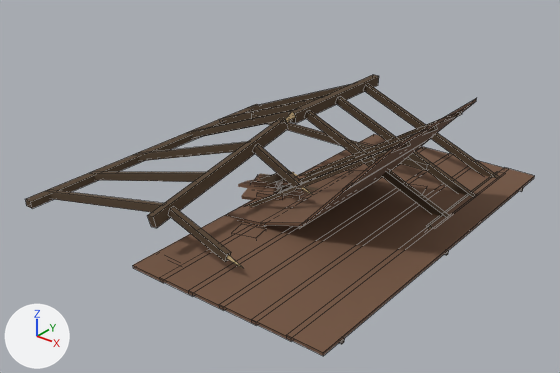
The Blender file source_assets/blender/architecture/SM_Farm_Ruins.blend: old version first, new version second.
Rendered twice from a 50 mm camera at (8.08, -9.91, 6.31) aimed at (0.47, -0.4, 0.42). The axes (+X, +Y, +Z) are drawn at lower left. The lights are the same throughout. The picture after the commit comes second. Mesh edges are drawn as thin lines on the coarser meshes.

The scene before the commit, as lines of its bpy script (objects in view):
```python
me_sm_farm_roofpan_fallen = bpy.data.meshes.new('SM_Farm_RoofPan_Fallen')
me_sm_farm_roofpan_fallen.from_pydata(...)  # 72 vertices, 54 faces; spans x 0.0..3.15, y -1.72..1.77, z 0.0..2.16
# faces by material slot: [18, 36]
me_sm_farm_roofpan_fallen.materials.append(mat_mat_farm_wood)  # brown #54422f
me_sm_farm_roofpan_fallen.materials.append(mat_mat_farm_tiles)  # brown #735440
me_sm_farm_roofpan_intact = bpy.data.meshes.new('SM_Farm_RoofPan_Intact')
me_sm_farm_roofpan_intact.from_pydata(...)  # 72 vertices, 54 faces; spans x 0.0..3.55, y -3.4..3.4, z 0.0..0.14
# faces by material slot: [18, 36]
me_sm_farm_roofpan_intact.materials.append(mat_mat_farm_wood)  # brown #54422f
me_sm_farm_roofpan_intact.materials.append(mat_mat_farm_tiles)  # brown #735440
me_sm_farm_truss = bpy.data.meshes.new('SM_Farm_Truss')
me_sm_farm_truss.from_pydata(...)  # 148 vertices, 116 faces; spans x -3.08..3.08, y -3.15..3.35, z 0.0..1.43
# faces by material slot: [96, 20]
me_sm_farm_truss.materials.append(mat_mat_farm_wood)  # brown #54422f
me_sm_farm_truss.materials.append(mat_mat_farm_brokenwood)  # brown #b89e75
ob_sm_farm_roofpan_fallen = bpy.data.objects.new('SM_Farm_RoofPan_Fallen', me_sm_farm_roofpan_fallen)
ob_sm_farm_roofpan_fallen.location = (0.0, 0.0, 0.0)
ob_sm_farm_roofpan_intact = bpy.data.objects.new('SM_Farm_RoofPan_Intact', me_sm_farm_roofpan_intact)
ob_sm_farm_roofpan_intact.location = (0.0, 0.0, 0.0)
ob_sm_farm_truss = bpy.data.objects.new('SM_Farm_Truss', me_sm_farm_truss)
ob_sm_farm_truss.location = (0.0, 0.0, 0.0)
# also in view: 'SM_Farm_Debris_A' at (0.11, -0.04, 0.34)
```
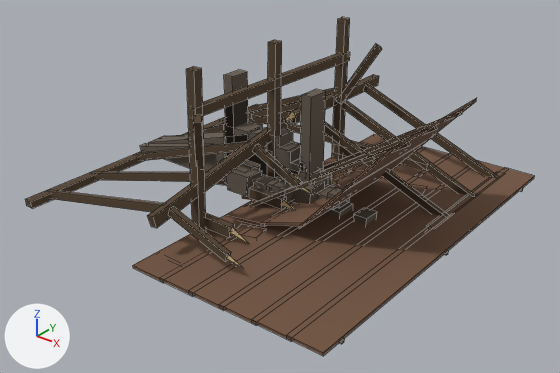
What differs and where, as boxes [x1, y1, x2, y2] in the pictures (560 x 373 px):
'SM_Farm_InteriorFrame', added (brown)
    after: [186, 17, 382, 232]
'SM_Farm_GableBreak', added
    after: [140, 127, 377, 224]
'SM_Farm_Jamb_Door', added (brown)
    after: [224, 70, 326, 182]
'SM_Farm_Rubble_Wall', added (brown)
    after: [216, 158, 332, 203]
    faces in mat_mat_farm_stone (brown #665b50): [221, 158, 332, 203]
'SM_Farm_JoistStubs', added
    after: [204, 145, 376, 243]
    faces in mat_mat_farm_wood (brown #54422f): [204, 145, 352, 238]
    faces in mat_mat_farm_brokenwood (brown #b89e75): [230, 159, 376, 243]
'SM_Farm_WallStub_East', added
    after: [224, 122, 299, 177]
'SM_Farm_Jamb_Breach', added (mostly hidden)
    after: [225, 99, 322, 171]

The change in detail:
Material 'MAT_Farm_Stone' (mat_mat_farm_stone) is new.
Its base color is (0.133, 0.105, 0.0793) (brown #665b50).
Its roughness is 0.94.
Mesh me_sm_farm_joiststubs is new.
It has 56 vertices, 46 faces and spans x 0.0..1.18, y -2.02..1.98, z 0.0..0.4.
Faces by material slot: [24, 16, 6].
It uses material mat_mat_farm_wood (brown #54422f).
It uses material mat_mat_farm_brokenwood (brown #b89e75).
It uses material mat_mat_farm_stone (brown #665b50).
Mesh me_sm_farm_interiorframe is new.
It has 48 vertices, 36 faces and spans x 0.01..0.74, y -2.6..2.4, z 0.0..2.88.
It uses material mat_mat_farm_wood (brown #54422f).
Mesh me_sm_farm_jamb_breach is new.
It has 28 vertices, 20 faces and spans x -0.98..0.98, y -0.27..0.27, z 0.0..1.72.
It uses material mat_mat_farm_stone (brown #665b50).
Mesh me_sm_farm_jamb_door is new.
It consists of a box spanning x -0.96..-0.76, y -0.2..0.2, z 0.0..2.1; a box spanning x 0.76..0.96, y -0.2..0.2, z 0.0..2.1; a box spanning x -0.98..0.98, y -0.27..0.27, z 0.0..0.15.
It uses material mat_mat_farm_stone (brown #665b50).
Mesh me_sm_farm_rubble_wall is new.
It has 124 vertices, 94 faces and spans x -1.27..1.13, y -0.74..0.74, z 0.0..0.62.
Faces by material slot: [6, 4, 84].
It uses material mat_mat_farm_wood (brown #54422f).
It uses material mat_mat_farm_brokenwood (brown #b89e75).
It uses material mat_mat_farm_stone (brown #665b50).
Mesh me_sm_farm_wallstub_east is new.
It has 50 vertices, 33 faces and spans x -1.19..1.03, y -0.22..0.26, z 0.0..1.15.
It uses material mat_mat_farm_stone (brown #665b50).
Mesh me_sm_farm_gablebreak is new.
It has 96 vertices, 62 faces and spans x -3.21..2.11, y -0.34..0.34, z 0.0..1.25.
It uses material mat_mat_farm_stone (brown #665b50).
Object 'SM_Farm_JoistStubs' (ob_sm_farm_joiststubs) is new; it shows me_sm_farm_joiststubs.
Its location is (0.0, 0.0, 0.0).
Object 'SM_Farm_InteriorFrame' (ob_sm_farm_interiorframe) is new; it shows me_sm_farm_interiorframe.
Its location is (0.0, 0.0, 0.0).
Object 'SM_Farm_Jamb_Breach' (ob_sm_farm_jamb_breach) is new; it shows me_sm_farm_jamb_breach.
Its location is (0.0, 0.0, 0.0).
Object 'SM_Farm_Jamb_Door' (ob_sm_farm_jamb_door) is new; it shows me_sm_farm_jamb_door.
Its location is (0.0, 0.0, 0.0).
Object 'SM_Farm_Rubble_Wall' (ob_sm_farm_rubble_wall) is new; it shows me_sm_farm_rubble_wall.
Its location is (0.0, 0.0, 0.0).
Object 'SM_Farm_WallStub_East' (ob_sm_farm_wallstub_east) is new; it shows me_sm_farm_wallstub_east.
Its location is (0.0, 0.0, 0.0).
Object 'SM_Farm_GableBreak' (ob_sm_farm_gablebreak) is new; it shows me_sm_farm_gablebreak.
Its location is (0.0, 0.0, 0.0).
